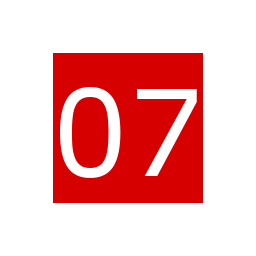
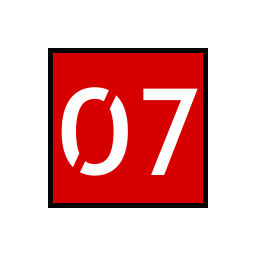
Before/after of a 256px x 256px layered artwork. What changed in the layer stack:
painted on "07" over [60, 87, 198, 178]
added layer "Border" over [48, 48, 208, 208]
